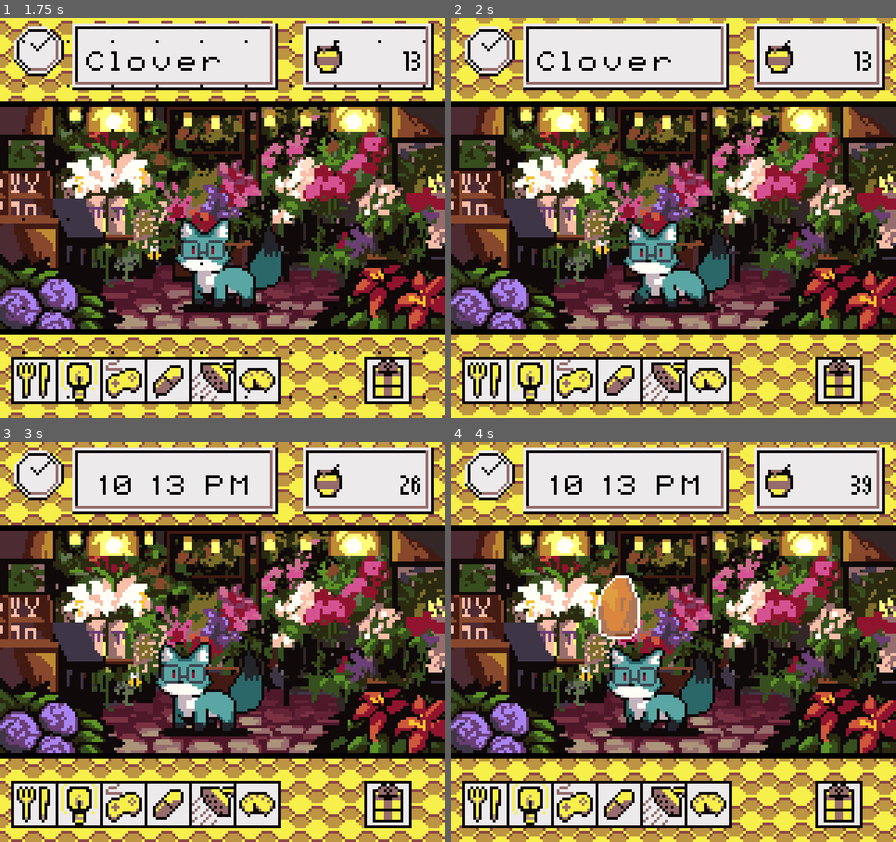
Above: before the commit, frames 1-4 (two rows, left to right).
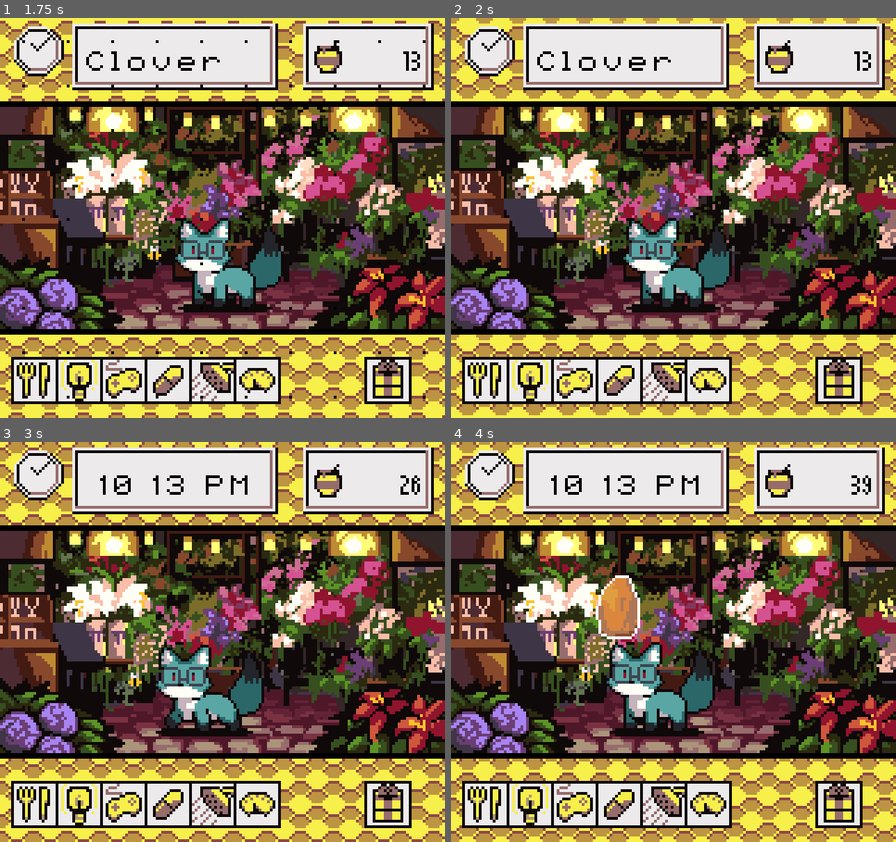
Above: after the commit, the same moments.

Repository: erodozer/pet.clover
Game: Godot game, scene res://Main.tscn
Same seed, same stepped clock (60 frames per second), same inputs: the game is played once before the commit and once after it.
Inputs (mouse positions are in pixels of both pictures, inside the frame that each line leads up to):
- Up to frame 1 (1.75 s): tap Enter at 0.5 s; move the mouse to (320, 198) at 0.52 s; click (320, 198) at 0.67 s; tap Space at 1.25 s; move the mouse to (133, 238) at 1.27 s; click (133, 238) at 1.42 s
- Up to frame 2 (2 s): no input
- Up to frame 3 (3 s): click (40, 482) at 2 s; click (35, 806) at 2.75 s
- Up to frame 4 (4 s): click (531, 806) at 3.5 s

Frame 1 is identical in both runs. In frame 2, 1.5% of the frame differs, in the area x 38-64%, y 50-74%; in frame 3, 1.5%, in the area x 35-60%, y 50-74%; in frame 4, 1.5%.

Commit message:
fix wandering around

Diff:
--- a/scenes/flowershop/Fox.gd
+++ b/scenes/flowershop/Fox.gd
@@ -57,9 +57,8 @@
 	# move action
 	var next = rand_range(left_bound, right_bound)
 
-	yield(move_to(Vector2(next, 0.0)), "completed")
-
 	next_action = GameState.now() + rand_range(2.0, 10.0)
+	move_to(Vector2(next, 0.0))
 
 func _rest():
 	sprite.play("sleep")
@@ -81,6 +80,4 @@
 	elif GameState.now() < next_action:
 		return
 
-	set_process(false)
-	yield(_wander(), "completed")
-	set_process(true)
+	_wander()
--- a/scenes/flowershop/Fox.tscn
+++ b/scenes/flowershop/Fox.tscn
@@ -70,7 +70,7 @@
 [node name="Sprite" type="AnimatedSprite" parent="."]
 position = Vector2( 0, -19 )
 frames = ExtResource( 3 )
-animation = "walk"
+animation = "idle"
 playing = true
 
 [node name="Dirty" type="Node2D" parent="."]
